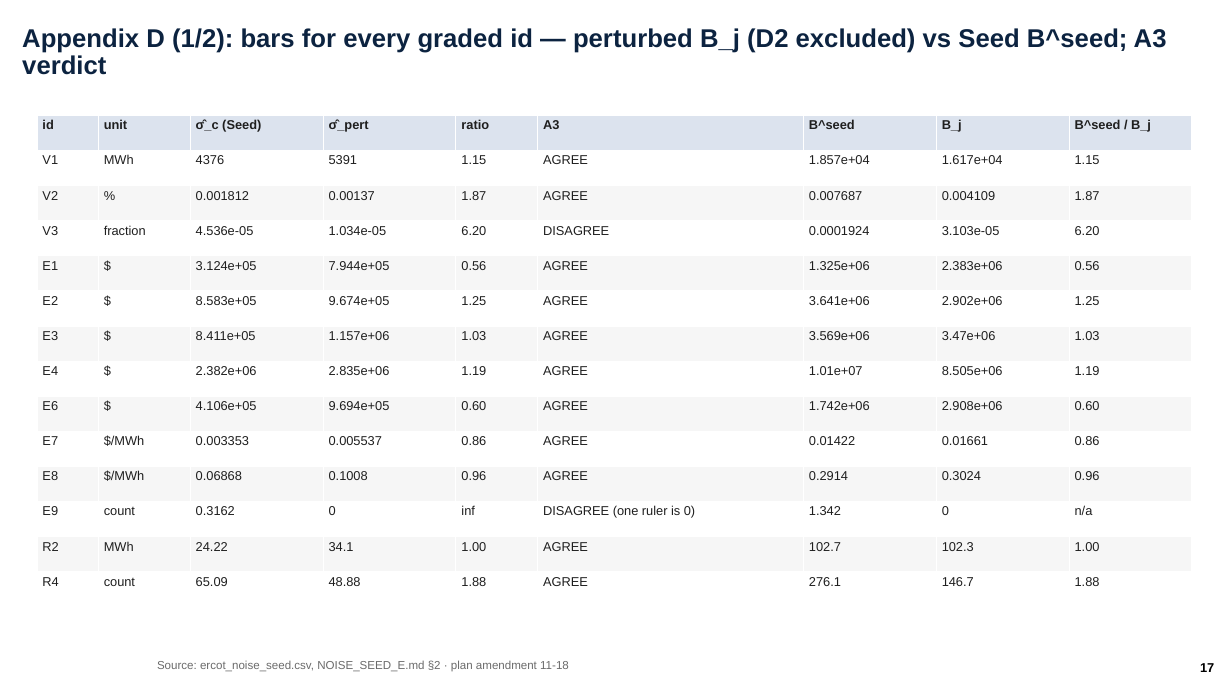
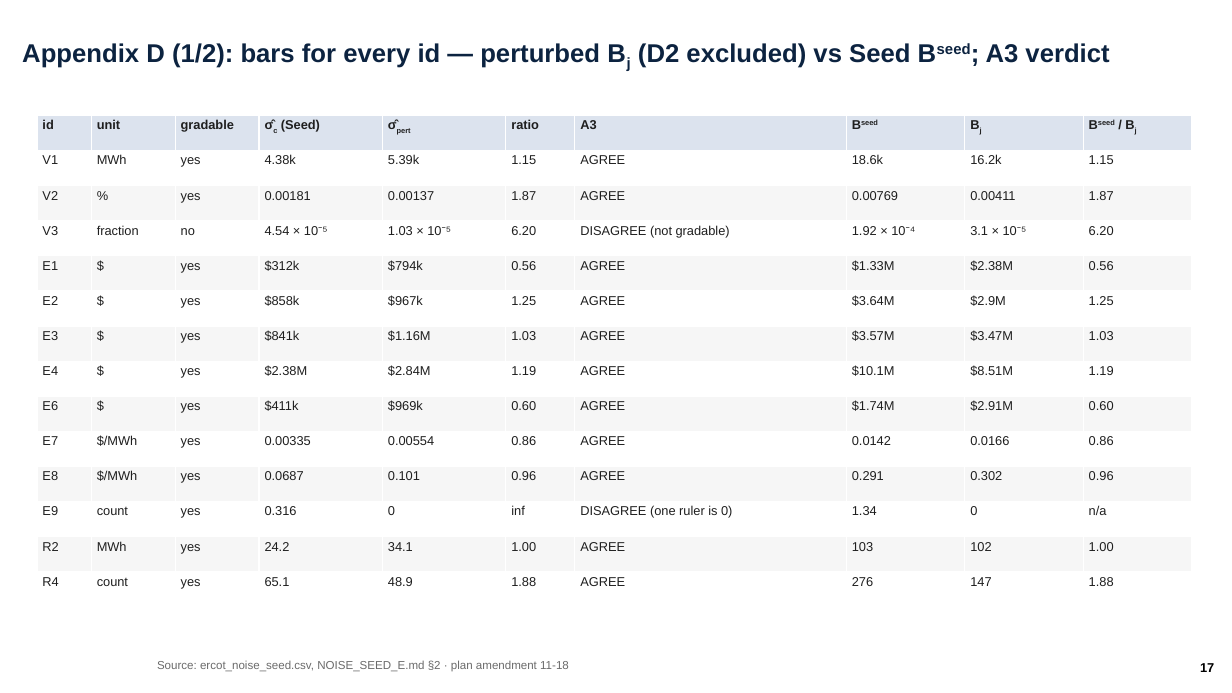
Before and after one commit to ylu283/RTS-GMLC, a slide deck: slide 17 of trial_0826/ercot/analysis/pi_objectives/ercot_objectives.pptx. Drawn at 1232x693 pixels with LibreOffice and Linux fonts; fonts in the diff are those of the drawing; background and template pictures are left out. Boxes give left, top, right and bottom in pixels: in the first picture for what was removed or moved away, otherwise in the second. Text is boxed around its words. In the diff, an @@ line names an element or a change of style, - is before the commit and + after.

Commit message:
deck(64) review round: B1–B8 + S1–S12 from three reviews — ruler names (median / 11-16 median), titles name N4 (A′ = disclosed post-hoc PI override), site-class wording, one A3 sentence, 5x5 rho matrix, rebuilt screening chart, sub/superscripts, engineering units, frozen external snippets; 214 assertions; validator PASSED; render-checked

```diff
--- a/trial_0826/ercot/analysis/pi_objectives/ercot_objectives.pptx
+++ b/trial_0826/ercot/analysis/pi_objectives/ercot_objectives.pptx
@@ title at (22, 43, 1109, 68): text changed @@
-Appendix D (1/2): bars for every graded id — perturbed B_j (D2 excluded) vs Seed B^seed; A3 verdict
+Appendix D (1/2): bars for every id — perturbed Bj (D2 excluded) vs Seed Bseed; A3 verdict
@@ table at (37, 116, 1194, 607) @@
-column 3: σ̂_c (Seed) | 4376 | 0.001812 | 4.536e-05 | 3.124e+05 | 8.583e+05 | 8.411e+05 | 2.382e+06 | 4.106e+05 | 0.003353 | 0.06868 | 0.3162 | 24.22 | 65.09
-column 4: σ̂_pert | 5391 | 0.00137 | 1.034e-05 | 7.944e+05 | 9.674e+05 | 1.157e+06 | 2.835e+06 | 9.694e+05 | 0.005537 | 0.1008 | 0 | 34.1 | 48.88
+column 3: gradable | yes | yes | no | yes | yes | yes | yes | yes | yes | yes | yes | yes | yes
+column 4: σ̂c (Seed) | 4.38k | 0.00181 | 4.54 × 10⁻⁵ | $312k | $858k | $841k | $2.38M | $411k | 0.00335 | 0.0687 | 0.316 | 24.2 | 65.1
+column 5: σ̂pert | 5.39k | 0.00137 | 1.03 × 10⁻⁵ | $794k | $967k | $1.16M | $2.84M | $969k | 0.00554 | 0.101 | 0 | 34.1 | 48.9
-column 7, row 4: DISAGREE
+column 7, row 4: DISAGREE (not gradable)
-column 7: B^seed | 1.857e+04 | 0.007687 | 0.0001924 | 1.325e+06 | 3.641e+06 | 3.569e+06 | 1.01e+07 | 1.742e+06 | 0.01422 | 0.2914 | 1.342 | 102.7 | 276.1
+column 8: Bseed | 18.6k | 0.00769 | 1.92 × 10⁻⁴ | $1.33M | $3.64M | $3.57M | $10.1M | $1.74M | 0.0142 | 0.291 | 1.34 | 103 | 276
-column 8: B_j | 1.617e+04 | 0.004109 | 3.103e-05 | 2.383e+06 | 2.902e+06 | 3.47e+06 | 8.505e+06 | 2.908e+06 | 0.01661 | 0.3024 | 0 | 102.3 | 146.7
+column 9: Bj | 16.2k | 0.00411 | 3.1 × 10⁻⁵ | $2.38M | $2.9M | $3.47M | $8.51M | $2.91M | 0.0166 | 0.302 | 0 | 102 | 147
-column 10, row 1: B^seed / B_j
+column 10, row 1: Bseed / Bj
```
Also in this commit, not shown: 17 other slides changed, 14 other files.
